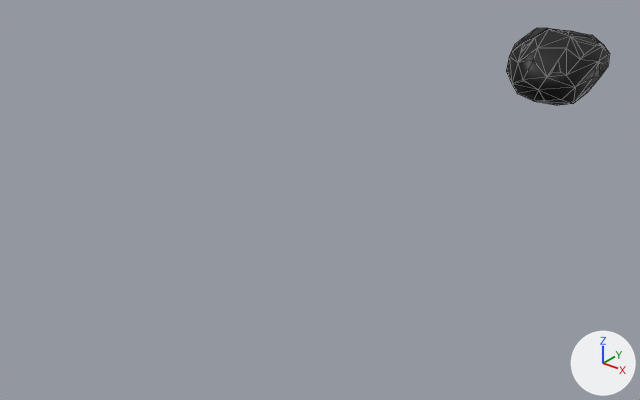
One commit to the FBX model SpaceHacathon/Assets/Models/asteroid2.fbx: the scene before it, then after it.
Both versions are drawn from a 50 mm lens placed at (0.518, -1.806, 0.46), pointed at (-0.345, -0.727, -0.209). The lights are fixed; the arrows at lower right show +X, +Y and +Z. Mesh edges are drawn as thin lines. Where no turn or scale is listed for an object, it has been applied to the vertices.

The first picture shows 'asteroid2'.
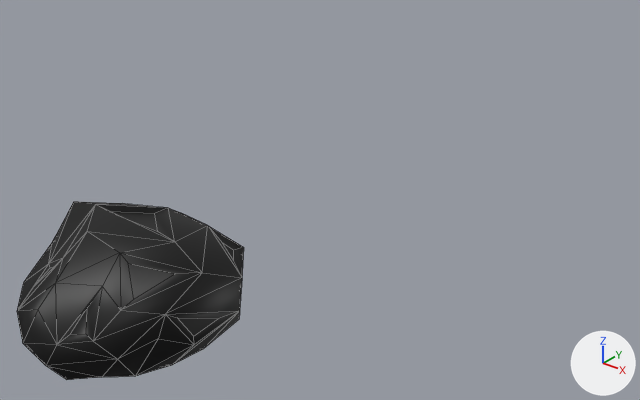
Where the change shows, as pixel boxes (x1, y1, x2, y2) in the pictures (640 x 400 px; the box of a moved part takes in the faces that stretch with it):
'asteroid2', reshaped, moved (117% wider, 129% taller): before (506, 28, 610, 105); after (17, 202, 244, 380)
part 1 of me_mesh, moved or reshaped: before (511, 28, 610, 104); after (24, 202, 244, 376)

The change, as a diff of the scene's bpy script:
```diff
--- a/SpaceHacathon/Assets/Models/asteroid2.fbx.py
+++ b/SpaceHacathon/Assets/Models/asteroid2.fbx.py
@@ me_mesh @@
 # used by ob_asteroid2; location = (-0.252, 0.0, -0.122)
-me_mesh.from_pydata(...)  # 99 vertices, 155 faces; spans x -0.107..0.092, y -0.128..0.141, z -0.079..0.072
+me_mesh.from_pydata(...)  # 99 vertices, 155 faces; spans x -0.141..0.12, y -0.128..0.17, z -0.098..0.089
+# me_mesh part 1: 61 of 99 vertices moved; they spanned x -0.107..0.092, y -0.033..0.141, z -0.077..0.072 and now span x -0.141..0.12, y -0.036..0.17, z -0.098..0.089; mean shift (0.003, 0.0, 0.002); largest move (0.076, 0.043, 0.043) -> (0.115, 0.028, 0.064)
 me_mesh.materials.append(mat_lambert2)
@@ ob_asteroid2 @@
 ob_asteroid2 = bpy.data.objects.new('asteroid2', me_mesh)
-ob_asteroid2.location = (-0.252, 0.0, -0.122)
+ob_asteroid2.location = (-0.252, -1.232, -0.122)
```
